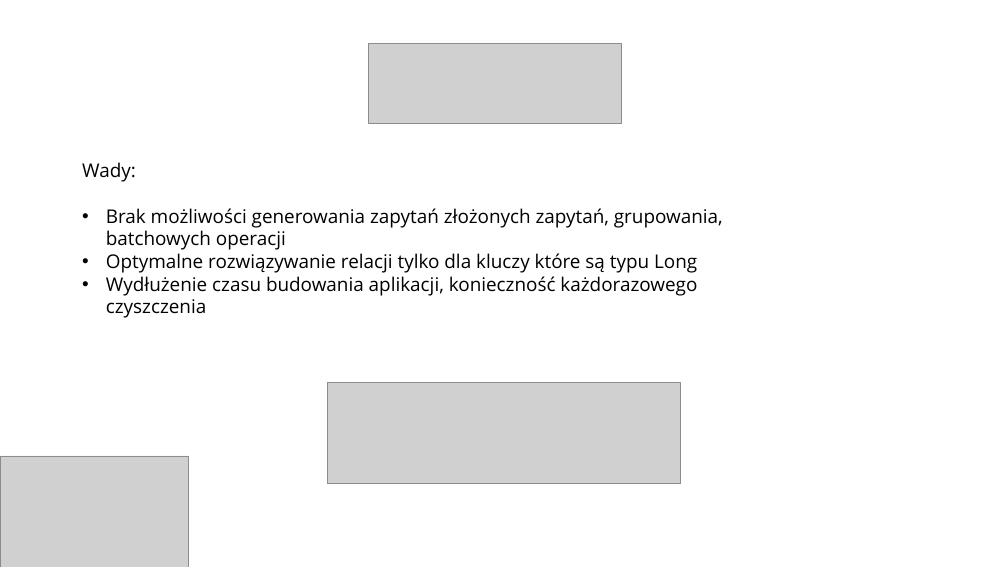
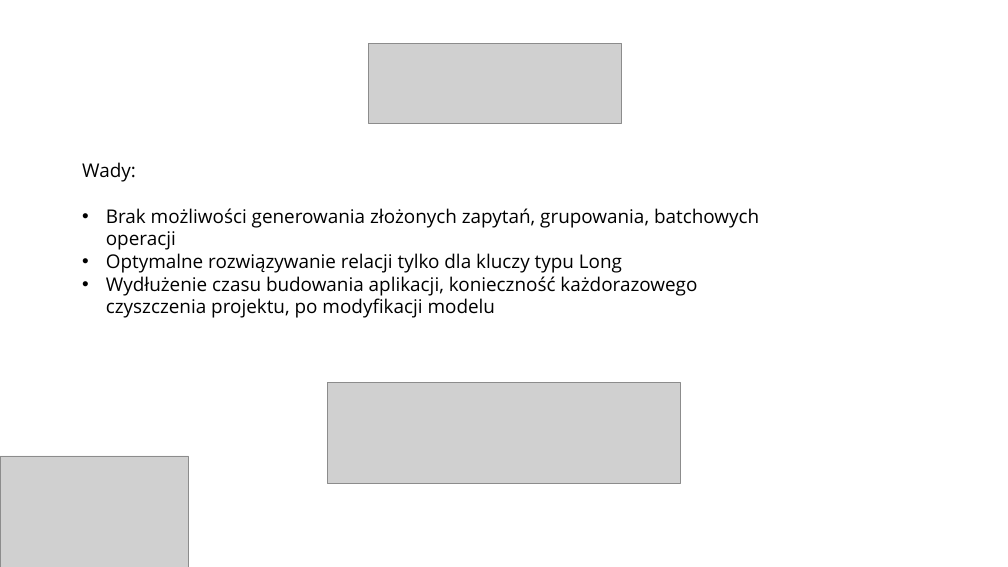
Before and after one commit to mkonicki/MeetUp, a slide deck: slide 8 of GREENDAO.pptx. Drawn at 1008x567 pixels with LibreOffice and Linux fonts; fonts in the diff are those of the drawing; grey boxes stand for pictures. Boxes give left, top, right and bottom in pixels: in the first picture for what was removed or moved away, otherwise in the second. Text is boxed around its words. In the diff, an @@ line names an element or a change of style, - is before the commit and + after.

```diff
--- a/GREENDAO.pptx
+++ b/GREENDAO.pptx
@@ text at bbox=[106, 208, 759, 318]: text changed @@
-• Brak możliwości generowania zapytań złożonych zapytań, grupowania, batchowych operacji
-• Optymalne rozwiązywanie relacji tylko dla kluczy które są typu Long
-• Wydłużenie czasu budowania aplikacji, konieczność każdorazowego czyszczenia
+• Brak możliwości generowania złożonych zapytań, grupowania, batchowych operacji
+• Optymalne rozwiązywanie relacji tylko dla kluczy typu Long
+• Wydłużenie czasu budowania aplikacji, konieczność każdorazowego czyszczenia projektu, po modyfikacji modelu
```
Also in this commit, not shown: 5 other slides changed.
